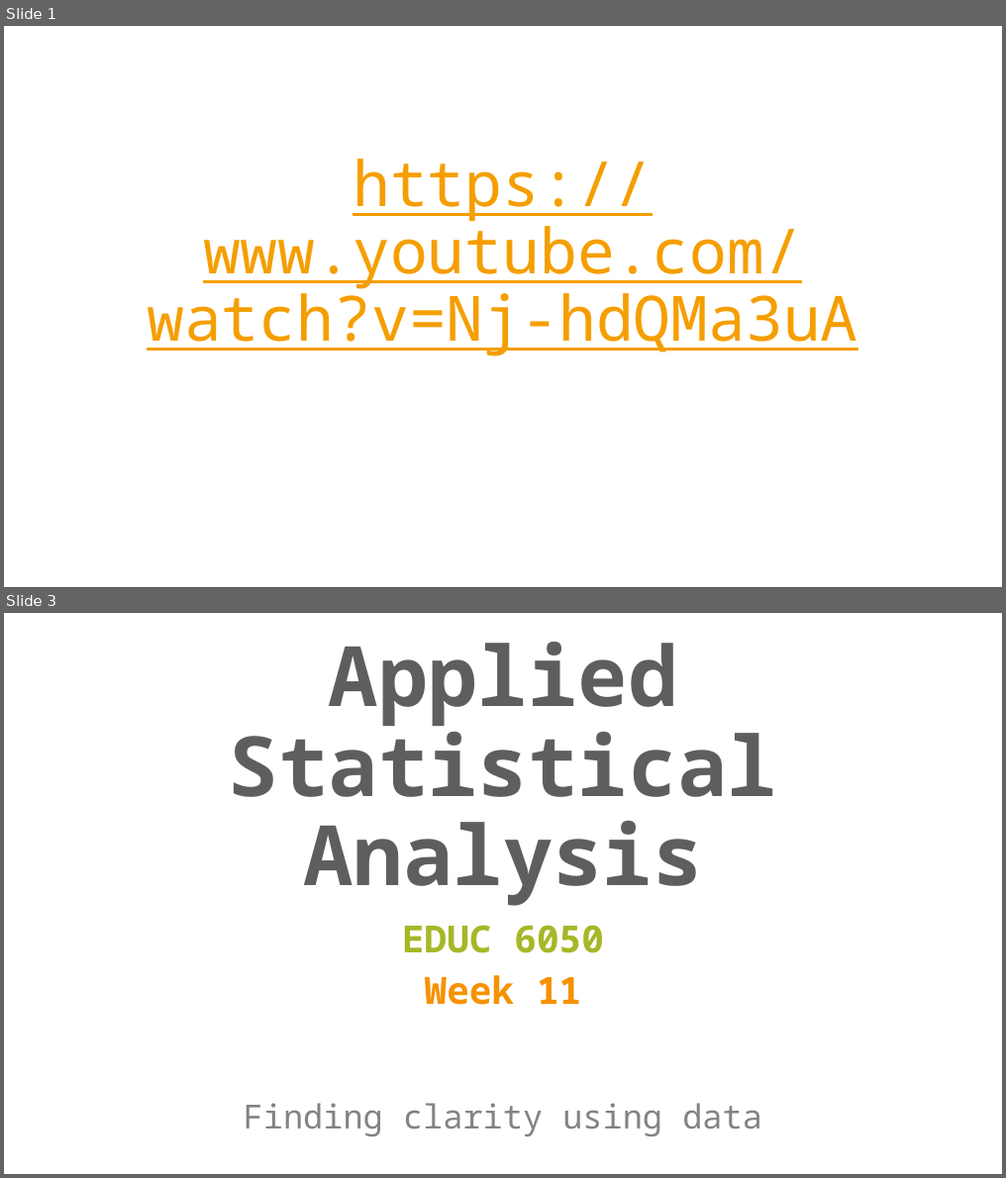
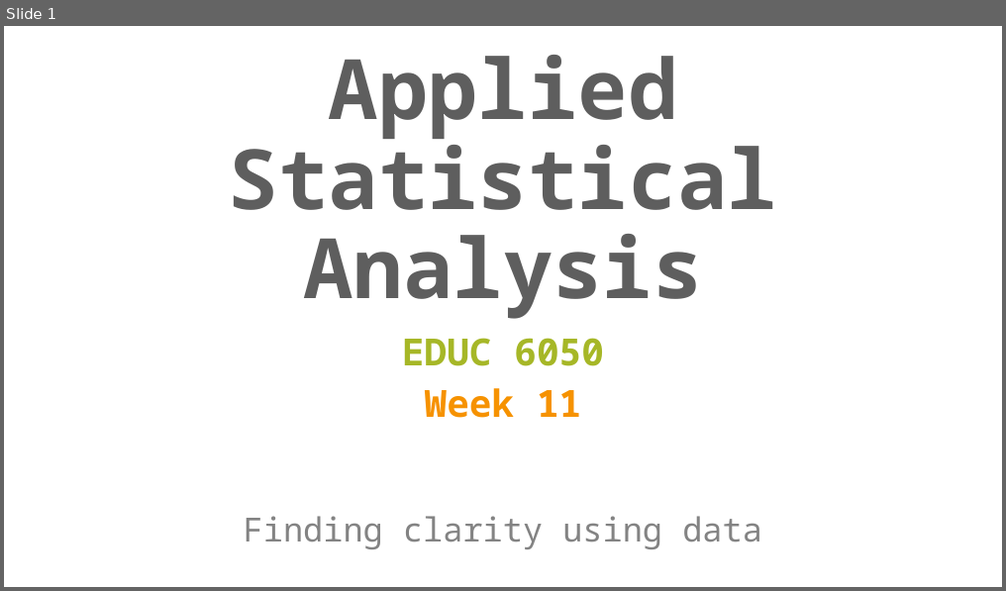
Before and after one commit to TysonStanley/EDU-6050, a slide deck: Slides/11_EDUC_6050_2018.pptx. Shown one above the other, each under a label of ours: slides 1 and 3 before the commit, slide 1 after it; the slides between them are not shown. The pictures are 1006x1178 and 1006x591 pixels, drawn with LibreOffice and Linux fonts; fonts in the diff are those of the drawing. Boxes give left, top, right and bottom in pixels: in the first picture for what was removed or moved away, otherwise in the second. Text is boxed around its words. In the diff, an @@ line names an element or a change of style, - is before the commit and + after.

```diff
--- a/Slides/11_EDUC_6050_2018.pptx
+++ b/Slides/11_EDUC_6050_2018.pptx
@@ slide 1 removed at (x1=4, y1=26, x2=1002, y2=587), background #FFFFFF @@
@@ title removed at (x1=147, y1=159, x2=857, y2=357) @@
-https://www.youtube.com/watch?v=Nj-hdQMa3uA
@@ what was slide 3 is now slide 1 @@
```
Also in this commit, not shown: 11 slides changed, 37 slides added, 7 other slides removed, 3 other files.
